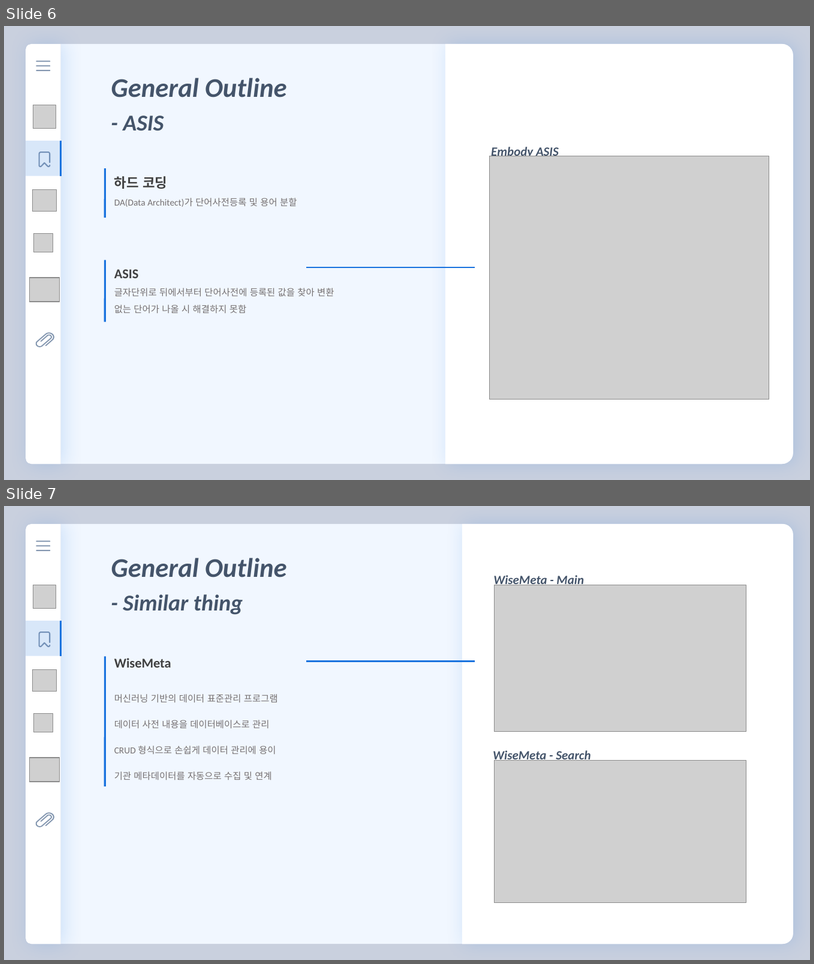
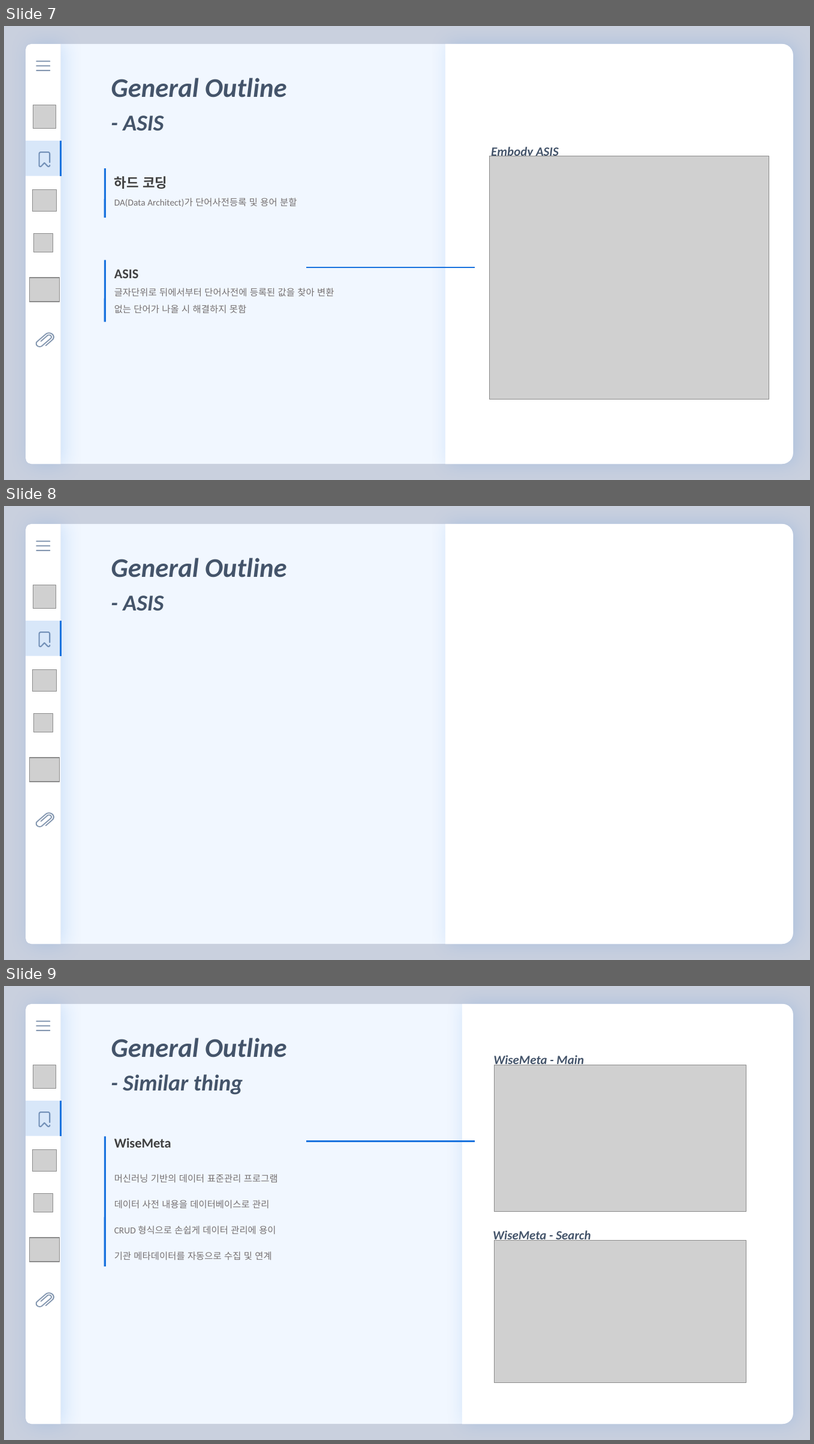
Before and after one commit to florentious/AutoGenerating_VariableName, a slide deck: Text/Presentation/presentation_ver0_91.pptm. Shown one above the other, each under a label of ours: slides 6 and 7 before the commit, slides 7, 8 and 9 after it. The pictures are 814x964 and 814x1444 pixels, drawn with LibreOffice and Linux fonts; fonts in the diff are those of the drawing; grey boxes stand for pictures. Boxes give left, top, right and bottom in pixels: in the first picture for what was removed or moved away, otherwise in the second. Text is boxed around its words. In the diff, an @@ line names an element or a change of style, - is before the commit and + after.

```diff
--- a/Text/Presentation/presentation_ver0_91.pptm
+++ b/Text/Presentation/presentation_ver0_91.pptm
@@ slide 8 added at (4,506,810,960), background #C9D0DE @@
@@ round same rect added at (61,524,794,944), fill #F1F7FF @@
@@ round same rect added at (446,524,794,943), fill #FFFFFF @@
@@ text added at (111,558,287,577), 32 pt, text #44546A, bold, italic @@
+General Outline
@@ text added at (123,595,164,611), 27 pt, text #44546A, bold, italic @@
+- ASIS
@@ table added at (26,621,61,655), 1 rows, 1 columns @@
+
@@ group added at (26,523,61,943): 4 pictures, 3 rounded rectangles, 2 freeform shapes, 1 round same rect @@
@@ what was slide 6 is now slide 7 @@
@@ what was slide 7 is now slide 9 @@
```
Also in this commit, not shown: 2 other slides added, 2 other files.
